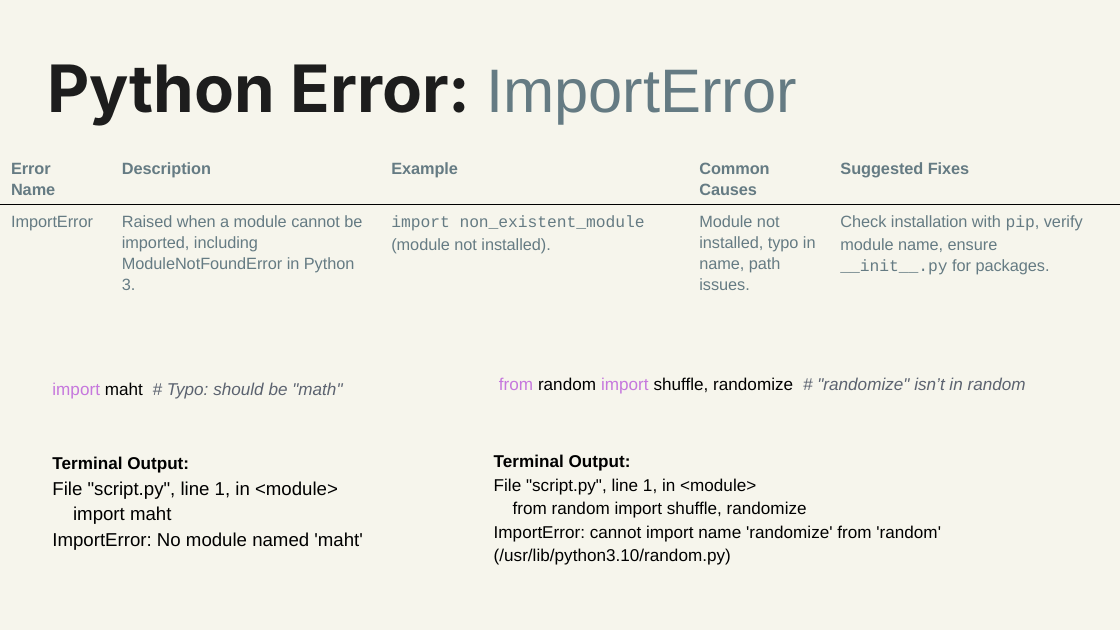
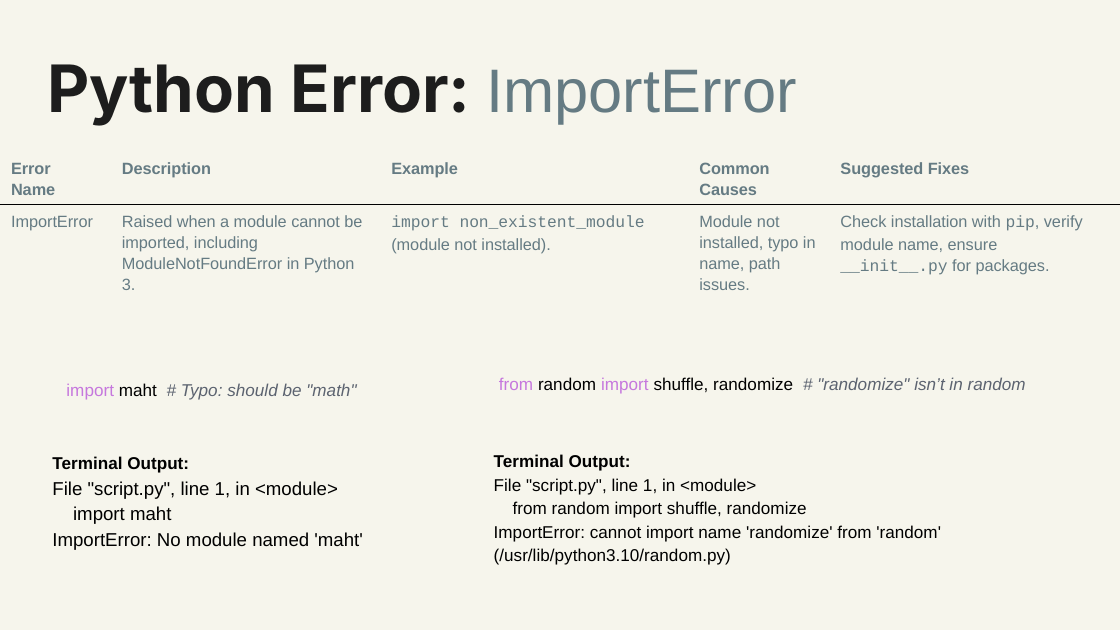
Before and after one commit to williammunnich/BDPA-Class-2025, a slide deck: slide 11 of day4/day4.pptx. Drawn at 1120x630 pixels with LibreOffice and Linux fonts; fonts in the diff are those of the drawing. Boxes give left, top, right and bottom in pixels: in the first picture for what was removed or moved away, otherwise in the second. Text is boxed around its words. In the diff, an @@ line names an element or a change of style, - is before the commit and + after.

```diff
--- a/day4/day4.pptx
+++ b/day4/day4.pptx
@@ table resized from (x1=0, y1=151, x2=1120, y2=519) to (x1=0, y1=151, x2=1120, y2=320) @@
@@ text "import maht # Typo: should ..." moved from (x1=52, y1=382, x2=342, y2=399) to (x1=66, y1=383, x2=356, y2=400) @@
```
Also in this commit, not shown: 10 other slides changed.
